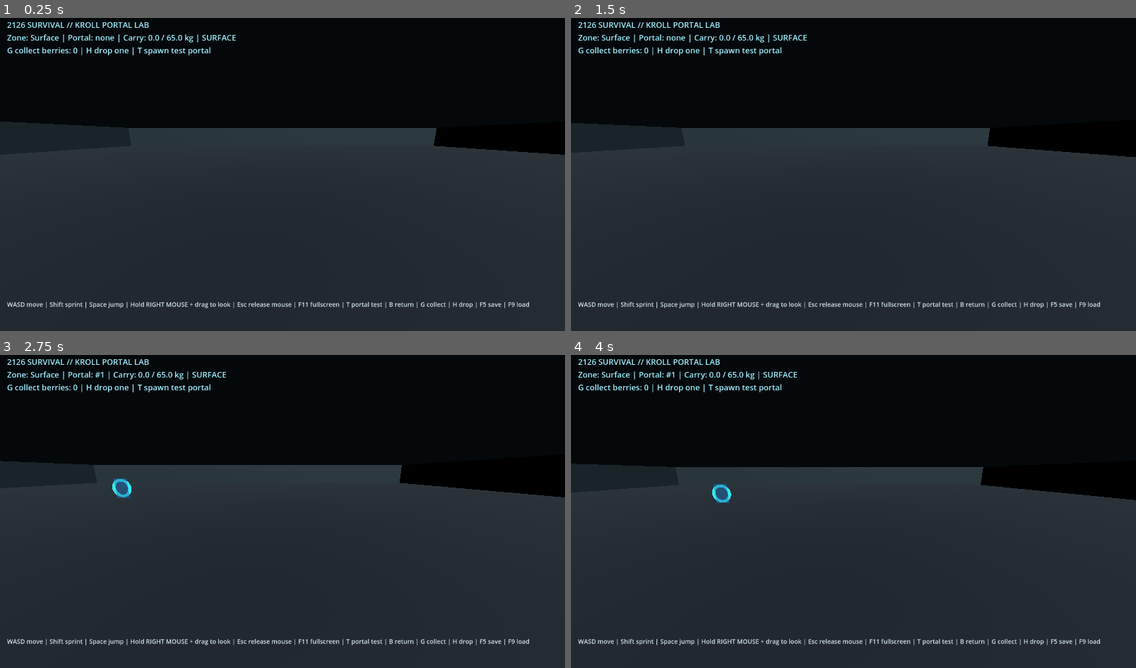
Above: before the commit, frames 1-4 (two rows, left to right).
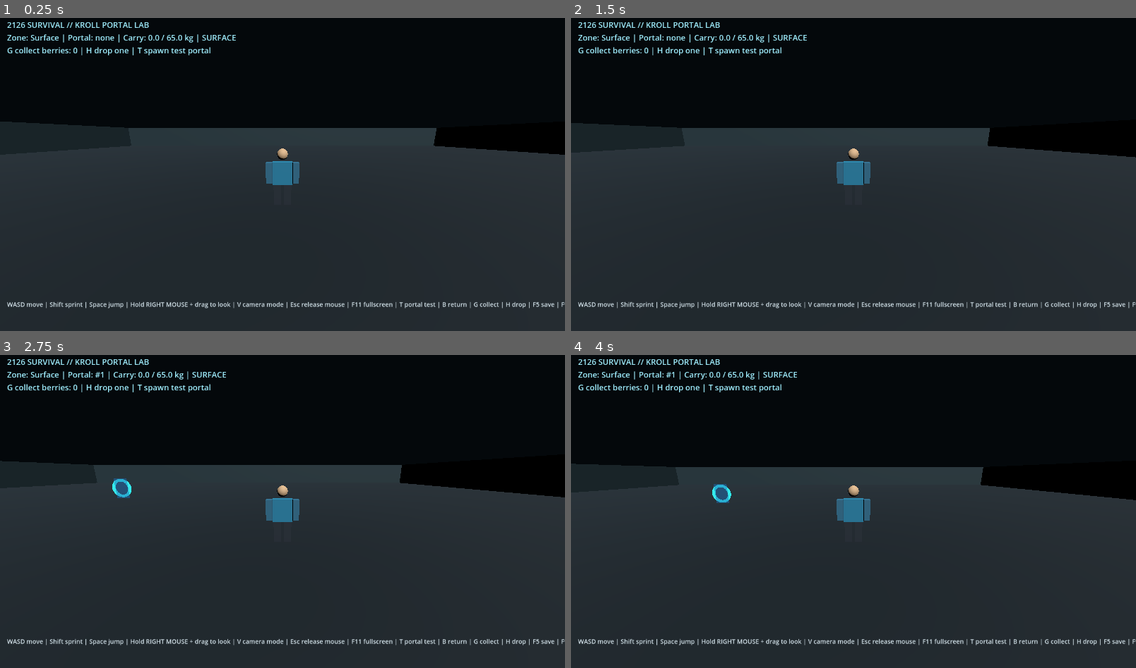
Above: after the commit, the same moments.

Repository: qaqp980520-prog/2126-Survival
Game: Godot game, scene res://prototypes/BackroomsPortalPlayground.tscn
The game is run twice, just before and just after one commit, with the same random seed, the same clock (stepped at 60 frames per second) and the same inputs.
Inputs (mouse positions are in pixels of both pictures, inside the frame that each line leads up to):
- Up to frame 1 (0.25 s): no input
- Up to frame 2 (1.5 s): tap Enter at 0.5 s; move the mouse to (977, 155) at 0.52 s; hold D 0.53-1.25 s; hold R 0.53-1.25 s; click (977, 155) at 0.67 s; tap Space at 0.77 s; drag from (740, 187) to (825, 237) at 1.27 s
- Up to frame 3 (2.75 s): tap Space at 2 s; move the mouse to (339, 439) at 2.02 s; hold D from 2.03 s (still down); tap 2 at 2.1 s; click (339, 439) at 2.17 s
- Up to frame 4 (4 s): release D at 2.75 s; drag from (825, 574) to (684, 461) at 2.77 s; tap Enter at 3.5 s; move the mouse to (1023, 558) at 3.52 s; hold A from 3.53 s (still down); tap Q at 3.6 s; click (1023, 558) at 3.67 s; tap Space at 3.77 s

The runs differ from the first frame. In frame 1, 1.1% of the frame differs, in the area x 42-100%, y 41-93%; in frame 2, 1.1%; in frame 3, 1.1%; in frame 4, 1.1%.

Commit message:
Restore visible humanoid avatar and document camera toggle

Diff:
--- a/prototypes/BackroomsPortalPlayground.gd
+++ b/prototypes/BackroomsPortalPlayground.gd
@@ -45,7 +45,7 @@
     backrooms_world.visible = false
     _update_hud()
     if help_label != null:
-        help_label.text = "WASD move | Shift sprint | Space jump | Hold RIGHT MOUSE + drag to look | Esc release mouse | F11 fullscreen | T portal test | B return | G collect | H drop | F5 save | F9 load"
+        help_label.text = "WASD move | Shift sprint | Space jump | Hold RIGHT MOUSE + drag to look | V camera mode | Esc release mouse | F11 fullscreen | T portal test | B return | G collect | H drop | F5 save | F9 load"
 
 func _configure_display() -> void:
     if DisplayServer.get_name() != "headless":
@@ -54,10 +54,36 @@
         get_window().size = Vector2i(1280, 720)
 
 func _build_player_visual() -> void:
-    # A first-person camera should never show the player's own placeholder body.
-    var old_body := player.get_node_or_null("BodyMesh")
-    if old_body != null:
-        old_body.queue_free()
+    # Readable primitive humanoid placeholder for third-person exploration.
+    var old_avatar := player.get_node_or_null("AvatarVisual")
+    if old_avatar != null:
+        old_avatar.queue_free()
+    var avatar := Node3D.new()
+    avatar.name = "AvatarVisual"
+    player.add_child(avatar)
+    _add_player_part(avatar, "Torso", BoxMesh.new(), Vector3(0.0, 1.12, 0.0), Vector3(0.62, 0.72, 0.34), Color(0.12, 0.48, 0.62))
+    _add_player_part(avatar, "Head", SphereMesh.new(), Vector3(0.0, 1.72, 0.0), Vector3(0.34, 0.36, 0.32), Color(0.82, 0.68, 0.52))
+    _add_player_part(avatar, "LeftArm", BoxMesh.new(), Vector3(-0.43, 1.12, 0.0), Vector3(0.2, 0.68, 0.24), Color(0.16, 0.4, 0.52))
+    _add_player_part(avatar, "RightArm", BoxMesh.new(), Vector3(0.43, 1.12, 0.0), Vector3(0.2, 0.68, 0.24), Color(0.16, 0.4, 0.52))
+    _add_player_part(avatar, "LeftLeg", BoxMesh.new(), Vector3(-0.17, 0.42, 0.0), Vector3(0.23, 0.72, 0.28), Color(0.12, 0.16, 0.2))
+    _add_player_part(avatar, "RightLeg", BoxMesh.new(), Vector3(0.17, 0.42, 0.0), Vector3(0.23, 0.72, 0.28), Color(0.12, 0.16, 0.2))
+    player.bind_avatar_visual(avatar)
+
+func _add_player_part(parent: Node3D, part_name: String, mesh_resource: PrimitiveMesh, part_position: Vector3, part_size: Vector3, color: Color) -> void:
+    var mesh_instance := MeshInstance3D.new()
+    mesh_instance.name = part_name
+    if mesh_resource is BoxMesh:
+        (mesh_resource as BoxMesh).size = part_size
+    elif mesh_resource is SphereMesh:
+        (mesh_resource as SphereMesh).radius = part_size.x * 0.5
+        (mesh_resource as SphereMesh).height = part_size.y
+    mesh_instance.mesh = mesh_resource
+    var material := StandardMaterial3D.new()
+    material.albedo_color = color
+    material.roughness = 0.78
+    mesh_instance.material_override = material
+    mesh_instance.position = part_position
+    parent.add_child(mesh_instance)
 
 func _process(delta: float) -> void:
     if director == null:
